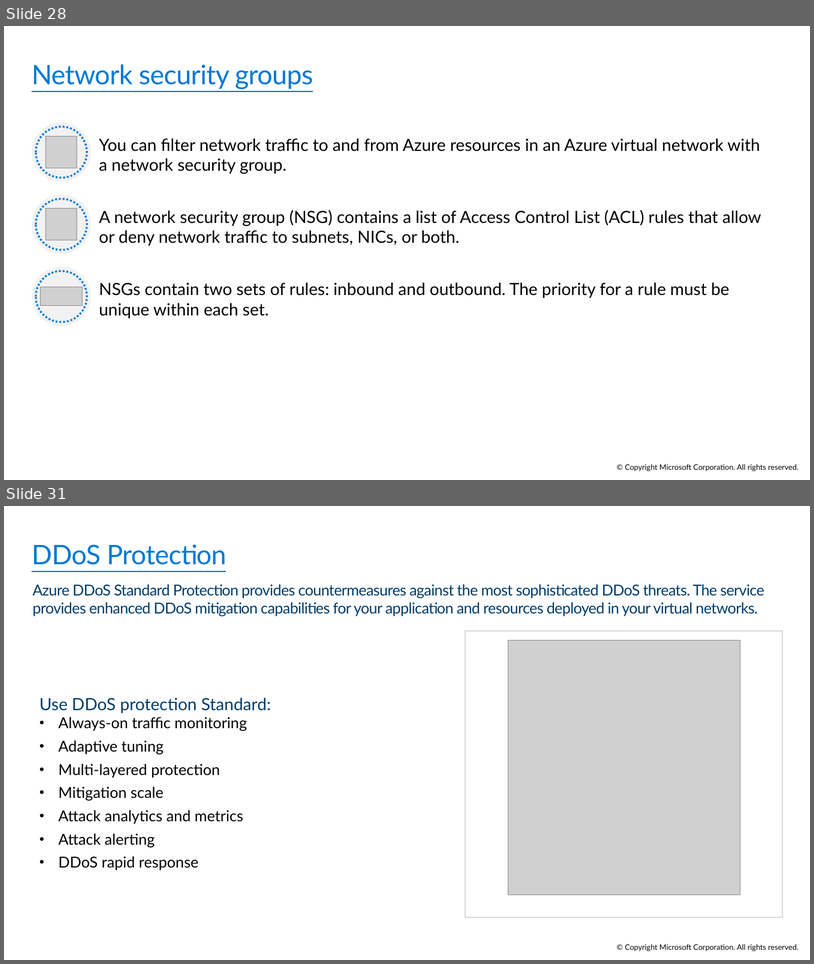
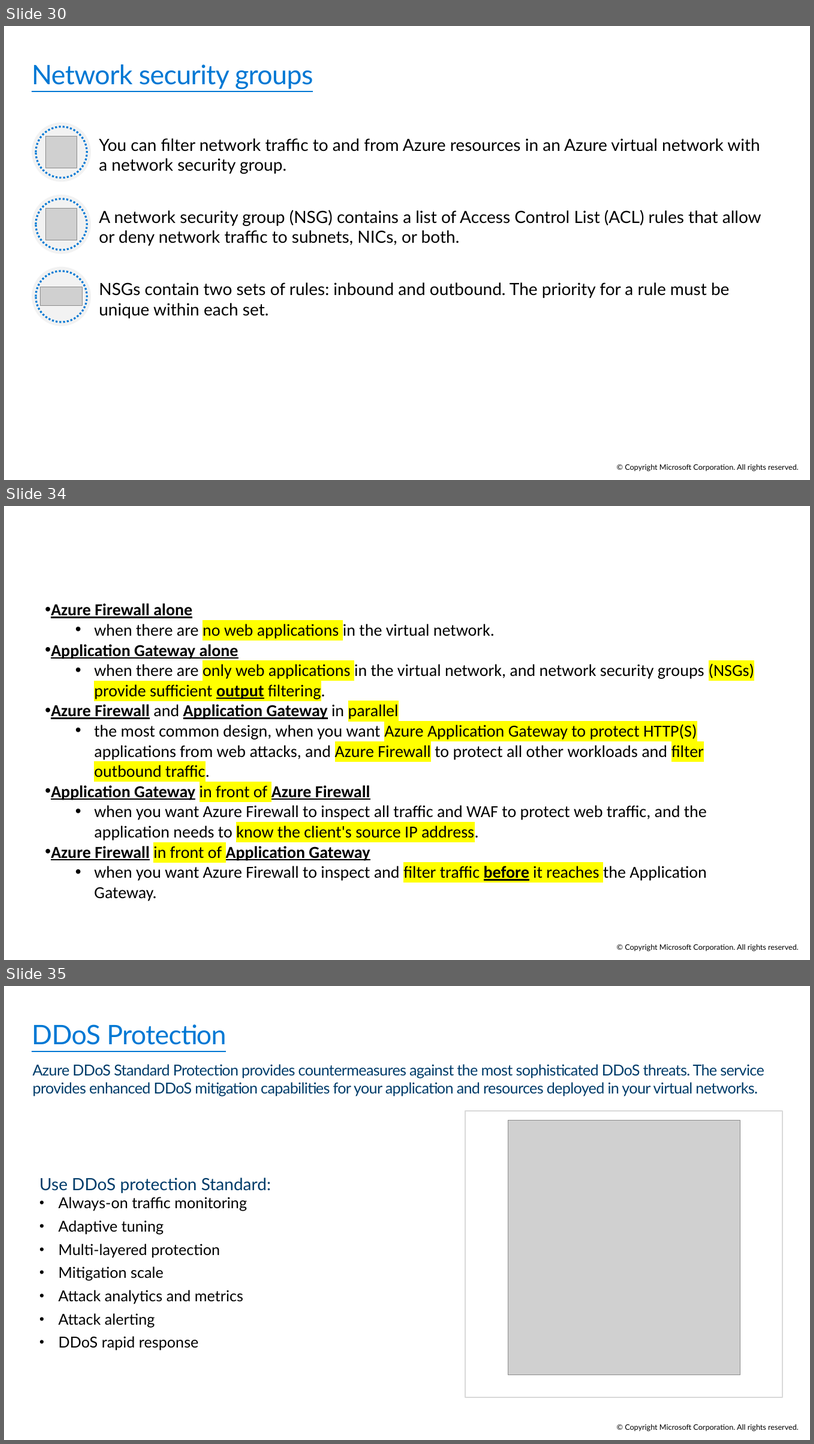
Before and after one commit to raviteja59/hkjc-az-305, a slide deck: PowerPoint/AZ-305T00A-ENU-Powerpoint_09.pptx. Shown one above the other, each under a label of ours: slides 28 and 31 before the commit, slides 30, 34 and 35 after it; the slides between them are not shown. The pictures are 814x964 and 814x1444 pixels, drawn with LibreOffice and Linux fonts; fonts in the diff are those of the drawing; grey boxes stand for pictures. Boxes give left, top, right and bottom in pixels: in the first picture for what was removed or moved away, otherwise in the second. Text is boxed around its words. In the diff, an @@ line names an element or a change of style, - is before the commit and + after.

```diff
--- a/PowerPoint/AZ-305T00A-ENU-Powerpoint_09.pptx
+++ b/PowerPoint/AZ-305T00A-ENU-Powerpoint_09.pptx
@@ slide 34 added at [4,506,810,960], background #FFFFFF; not listed: 1 template element that a slide beside it also shows @@
@@ text added at [51,603,755,901], 20 pt, text #000000 @@
+• Azure Firewall alone
+  • when there are no web applications in the virtual network.
+• Application Gateway alone
+  • when there are only web applications in the virtual network, and network security groups (NSGs) provide sufficient output filtering.
+• Azure Firewall and Application Gateway in parallel
+  • the most common design, when you want Azure Application Gateway to protect HTTP(S) applications from web attacks, and Azure Firewall to protect all other workloads and filter outbound traffic.
+• Application Gateway in front of Azure Firewall
+  • when you want Azure Firewall to inspect all traffic and WAF to protect web traffic, and the application needs to know the client's source IP address.
+• Azure Firewall in front of Application Gateway
+  • when you want Azure Firewall to inspect and filter traffic before it reaches the Application Gateway.
@@ what was slide 28 is now slide 30 @@
@@ what was slide 31 is now slide 35 @@
```
Also in this commit, not shown: 3 slides changed, 3 other slides added, 1 other file.
